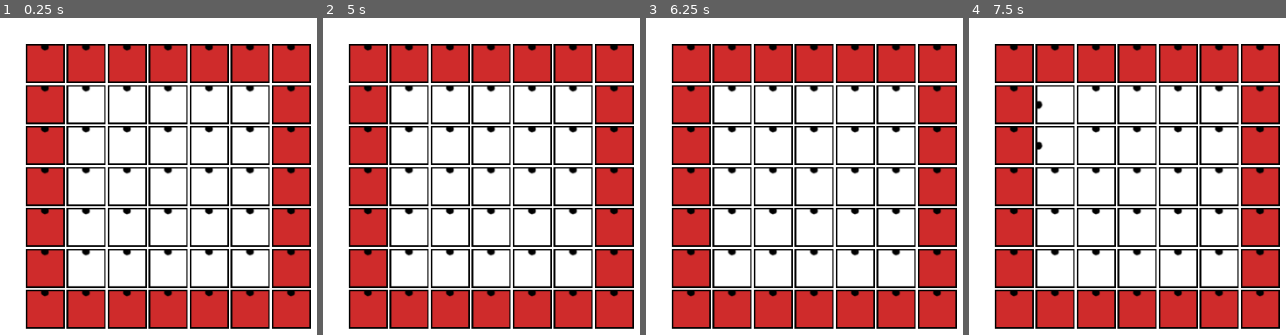
Above: before the commit, frames 1-4 (left to right).
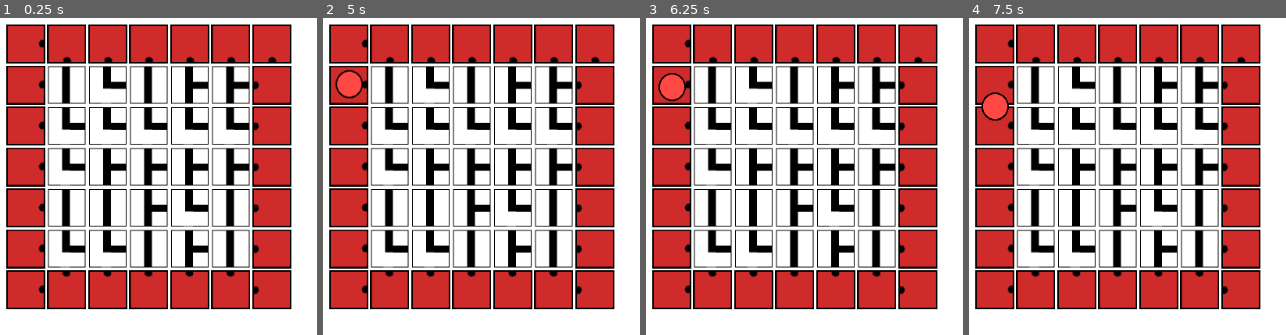
Above: after the commit, the same moments.

Repository: williarj/LD50
Game: Godot game, scene res://scenes/main_scene.tscn
Same seed, same stepped clock (60 frames per second), same inputs: the game is played once before the commit and once after it.
Inputs (mouse positions are in pixels of both pictures, inside the frame that each line leads up to):
- Up to frame 1 (0.25 s): no input
- Up to frame 2 (5 s): tap Enter at 0.5, 2, 3.5 s; move the mouse to (367, 62) at 0.52 s; click (367, 62) at 0.67 s; tap Space at 1.25, 2.75, 4.25 s; move the mouse to (367, 103) at 1.27 s; click (367, 103) at 1.42 s; move the mouse to (367, 144) at 2.02 s; click (367, 144) at 2.17 s; move the mouse to (367, 186) at 2.77 s; click (367, 186) at 2.92 s; move the mouse to (367, 227) at 3.52 s; click (367, 227) at 3.67 s; move the mouse to (367, 268) at 4.27 s; click (367, 268) at 4.42 s
- Up to frame 3 (6.25 s): move the mouse to (690, 309) at 5.02 s; click (690, 309) at 5.17 s; move the mouse to (731, 62) at 5.77 s; click (731, 62) at 5.92 s
- Up to frame 4 (7.5 s): move the mouse to (1054, 103) at 6.52 s; click (1054, 103) at 6.67 s; move the mouse to (1054, 144) at 7.27 s; click (1054, 144) at 7.42 s

The runs differ from the first frame. In frame 1, 58% of the frame differs, in the area x 1-99%, y 1-99%; in frame 2, 58%; in frame 3, 58%; in frame 4, 58%.

Commit message:
packets follow paths

Diff:
--- a/Project/project.godot
+++ b/Project/project.godot
@@ -19,10 +19,20 @@
 "language": "GDScript",
 "path": "res://scripts/gameclock.gd"
 }, {
-"base": "Node",
+"base": "Node2D",
 "class": "gridmember",
 "language": "GDScript",
 "path": "res://scripts/gridmember.gd"
+}, {
+"base": "PathFollow2D",
+"class": "packet",
+"language": "GDScript",
+"path": "res://scripts/packet.gd"
+}, {
+"base": "Path2D",
+"class": "packetpath",
+"language": "GDScript",
+"path": "res://scripts/packetpath.gd"
 }, {
 "base": "gridmember",
 "class": "source",
@@ -38,6 +48,8 @@
 "Globals": "",
 "gameclock": "",
 "gridmember": "",
+"packet": "",
+"packetpath": "",
 "source": "",
 "square": ""
 }
--- /dev/null
+++ b/Project/scenes/Packet.tscn
@@ -0,0 +1,20 @@
+[gd_scene load_steps=4 format=2]
+
+[ext_resource path="res://scripts/packet.gd" type="Script" id=1]
+[ext_resource path="res://assets/art/source2.png" type="Texture" id=2]
+
+[sub_resource type="RectangleShape2D" id=1]
+extents = Vector2( 16, 16 )
+
+[node name="Packet" type="PathFollow2D"]
+script = ExtResource( 1 )
+
+[node name="Area2D" type="Area2D" parent="."]
+
+[node name="packet_sprite" type="Sprite" parent="Area2D"]
+z_index = 1
+texture = ExtResource( 2 )
+
+[node name="CollisionShape2D" type="CollisionShape2D" parent="Area2D"]
+modulate = Color( 0.14902, 0.607843, 0.129412, 1 )
+shape = SubResource( 1 )
--- a/Project/scenes/SourceSink.tscn
+++ b/Project/scenes/SourceSink.tscn
@@ -1,17 +1,22 @@
-[gd_scene load_steps=5 format=2]
+[gd_scene load_steps=7 format=2]
 
 [ext_resource path="res://assets/art/square.png" type="Texture" id=1]
 [ext_resource path="res://scripts/square_click.gd" type="Script" id=2]
 [ext_resource path="res://scripts/source.gd" type="Script" id=3]
+[ext_resource path="res://scripts/packetpath.gd" type="Script" id=4]
 
 [sub_resource type="RectangleShape2D" id=1]
 extents = Vector2( 25, 25 )
+
+[sub_resource type="Curve2D" id=2]
+_data = {
+"points": PoolVector2Array( 0, 0, 0, 0, 0, 0, 0, 0, 0, 0, 0, -24 )
+}
 
 [node name="Box" type="Node2D"]
 script = ExtResource( 3 )
 
 [node name="Area2D" type="Area2D" parent="."]
-position = Vector2( 25, 25 )
 script = ExtResource( 2 )
 __meta__ = {
 "_edit_group_": true
@@ -23,6 +28,12 @@
 
 [node name="CollisionShape2D" type="CollisionShape2D" parent="Area2D"]
 shape = SubResource( 1 )
+
+[node name="Paths" type="Node2D" parent="."]
+
+[node name="Path2D" type="Path2D" parent="Paths"]
+curve = SubResource( 2 )
+script = ExtResource( 4 )
 [connection signal="input_event" from="Area2D" to="Area2D" method="_on_Area2D_input_event"]
 [connection signal="rotate_left" from="Area2D" to="." method="_on_Area2D_rotate_left"]
 [connection signal="rotate_right" from="Area2D" to="." method="_on_Area2D_rotate_right"]
--- /dev/null
+++ b/Project/scenes/tiles/road_tile_I.tscn
@@ -0,0 +1,42 @@
+[gd_scene load_steps=7 format=2]
+
+[ext_resource path="res://scripts/square.gd" type="Script" id=1]
+[ext_resource path="res://scripts/square_click.gd" type="Script" id=2]
+[ext_resource path="res://assets/art/road1.png" type="Texture" id=3]
+[ext_resource path="res://scripts/packetpath.gd" type="Script" id=4]
+
+[sub_resource type="RectangleShape2D" id=1]
+extents = Vector2( 25, 25 )
+
+[sub_resource type="Curve2D" id=2]
+_data = {
+"points": PoolVector2Array( 0, 0, 0, 0, 24, 0, 0, 0, 0, 0, 24, 0, 0, 0, 0, 0, 24, 0, 0, 0, 0, 0, 24, 48 )
+}
+
+[node name="Box" type="Node2D"]
+script = ExtResource( 1 )
+
+[node name="Area2D" type="Area2D" parent="."]
+script = ExtResource( 2 )
+__meta__ = {
+"_edit_group_": true
+}
+
+[node name="box_sprite" type="Sprite" parent="Area2D"]
+texture = ExtResource( 3 )
+
+[node name="CollisionShape2D" type="CollisionShape2D" parent="Area2D"]
+modulate = Color( 0.823529, 0.172549, 0.172549, 1 )
+shape = SubResource( 1 )
+
+[node name="Paths" type="Node2D" parent="."]
+
+[node name="Path2D" type="Path2D" parent="Paths"]
+position = Vector2( -24, -24 )
+curve = SubResource( 2 )
+script = ExtResource( 4 )
+side1 = 0
+side2 = 2
+[connection signal="input_event" from="Area2D" to="Area2D" method="_on_Area2D_input_event"]
+[connection signal="rotate_left" from="Area2D" to="." method="_on_Area2D_rotate_left"]
+[connection signal="rotate_right" from="Area2D" to="." method="_on_Area2D_rotate_right"]
--- /dev/null
+++ b/Project/scenes/tiles/road_tile_L.tscn
@@ -0,0 +1,42 @@
+[gd_scene load_steps=7 format=2]
+
+[ext_resource path="res://scripts/square.gd" type="Script" id=1]
+[ext_resource path="res://scripts/square_click.gd" type="Script" id=2]
+[ext_resource path="res://assets/art/road3.png" type="Texture" id=3]
+[ext_resource path="res://scripts/packetpath.gd" type="Script" id=4]
+
+[sub_resource type="RectangleShape2D" id=1]
+extents = Vector2( 25, 25 )
+
+[sub_resource type="Curve2D" id=2]
+_data = {
+"points": PoolVector2Array( 0, 0, 0, 0, 24, 0, 0, 0, 0, 0, 24, 24, 0, 0, 0, 0, 48, 24 )
+}
+
+[node name="Box" type="Node2D"]
+script = ExtResource( 1 )
+
+[node name="Area2D" type="Area2D" parent="."]
+script = ExtResource( 2 )
+__meta__ = {
+"_edit_group_": true
+}
+
+[node name="box_sprite" type="Sprite" parent="Area2D"]
+texture = ExtResource( 3 )
+
+[node name="CollisionShape2D" type="CollisionShape2D" parent="Area2D"]
+modulate = Color( 0.823529, 0.172549, 0.172549, 1 )
+shape = SubResource( 1 )
+
+[node name="Paths" type="Node2D" parent="."]
+
+[node name="Path_NE" type="Path2D" parent="Paths"]
+position = Vector2( -24, -24 )
+curve = SubResource( 2 )
+script = ExtResource( 4 )
+side1 = 0
+side2 = 1
+[connection signal="input_event" from="Area2D" to="Area2D" method="_on_Area2D_input_event"]
+[connection signal="rotate_left" from="Area2D" to="." method="_on_Area2D_rotate_left"]
+[connection signal="rotate_right" from="Area2D" to="." method="_on_Area2D_rotate_right"]
--- /dev/null
+++ b/Project/scenes/tiles/road_tile_T.tscn
@@ -0,0 +1,64 @@
+[gd_scene load_steps=9 format=2]
+
+[ext_resource path="res://scripts/square.gd" type="Script" id=1]
+[ext_resource path="res://scripts/square_click.gd" type="Script" id=2]
+[ext_resource path="res://assets/art/road2.png" type="Texture" id=3]
+[ext_resource path="res://scripts/packetpath.gd" type="Script" id=4]
+
+[sub_resource type="RectangleShape2D" id=1]
+extents = Vector2( 25, 25 )
+
+[sub_resource type="Curve2D" id=2]
+_data = {
+"points": PoolVector2Array( 0, 0, 0, 0, 24, 48, 0, 0, 0, 0, 24, 24, 0, 0, 0, 0, 48, 24, 0, 0, 0, 0, 48, 24 )
+}
+
+[sub_resource type="Curve2D" id=3]
+_data = {
+"points": PoolVector2Array( 0, 0, 0, 0, 0, -24, 0, 0, 0, 0, 0, 0, 0, 0, 0, 0, 24, 0 )
+}
+
+[sub_resource type="Curve2D" id=4]
+_data = {
+"points": PoolVector2Array( 0, 0, 0, 0, 0, -24, 0, 0, 0, 0, 0, 24 )
+}
+
+[node name="Box" type="Node2D"]
+script = ExtResource( 1 )
+
+[node name="Area2D" type="Area2D" parent="."]
+script = ExtResource( 2 )
+__meta__ = {
+"_edit_group_": true
+}
+
+[node name="box_sprite" type="Sprite" parent="Area2D"]
+texture = ExtResource( 3 )
+
+[node name="CollisionShape2D" type="CollisionShape2D" parent="Area2D"]
+modulate = Color( 0.823529, 0.172549, 0.172549, 1 )
+shape = SubResource( 1 )
+
+[node name="Paths" type="Node2D" parent="."]
+
+[node name="Path_SE" type="Path2D" parent="Paths"]
+position = Vector2( -24, -24 )
+curve = SubResource( 2 )
+script = ExtResource( 4 )
+side1 = 2
+side2 = 1
+
+[node name="Path_NE" type="Path2D" parent="Paths"]
+curve = SubResource( 3 )
+script = ExtResource( 4 )
+side1 = 0
+side2 = 1
+
+[node name="Path_NS" type="Path2D" parent="Paths"]
+curve = SubResource( 4 )
+script = ExtResource( 4 )
+side1 = 0
+side2 = 2
+[connection signal="input_event" from="Area2D" to="Area2D" method="_on_Area2D_input_event"]
+[connection signal="rotate_left" from="Area2D" to="." method="_on_Area2D_rotate_left"]
+[connection signal="rotate_right" from="Area2D" to="." method="_on_Area2D_rotate_right"]
--- /dev/null
+++ b/Project/scenes/tiles/road_tile_X.tscn
@@ -0,0 +1,97 @@
+[gd_scene load_steps=12 format=2]
+
+[ext_resource path="res://scripts/square.gd" type="Script" id=1]
+[ext_resource path="res://scripts/square_click.gd" type="Script" id=2]
+[ext_resource path="res://assets/art/road4.png" type="Texture" id=3]
+[ext_resource path="res://scripts/packetpath.gd" type="Script" id=4]
+
+[sub_resource type="RectangleShape2D" id=1]
+extents = Vector2( 25, 25 )
+
+[sub_resource type="Curve2D" id=2]
+_data = {
+"points": PoolVector2Array( 0, 0, 0, 0, 24, 0, 0, 0, 0, 0, 24, 0, 0, 0, 0, 0, 24, 0, 0, 0, 0, 0, 24, 48 )
+}
+
+[sub_resource type="Curve2D" id=3]
+_data = {
+"points": PoolVector2Array( 0, 0, 0, 0, -24, 0, 0, 0, 0, 0, 24, 0 )
+}
+
+[sub_resource type="Curve2D" id=4]
+_data = {
+"points": PoolVector2Array( 0, 0, 0, 0, 0, -24, 0, 0, 0, 0, 0, 0, 0, 0, 0, 0, 24, 0 )
+}
+
+[sub_resource type="Curve2D" id=5]
+_data = {
+"points": PoolVector2Array( 0, 0, 0, 0, 0, -24, 0, 0, 0, 0, 0, 0, 0, 0, 0, 0, -24, 0 )
+}
+
+[sub_resource type="Curve2D" id=6]
+_data = {
+"points": PoolVector2Array( 0, 0, 0, 0, 24, 0, 0, 0, 0, 0, 0, 0, 0, 0, 0, 0, 0, 24 )
+}
+
+[sub_resource type="Curve2D" id=7]
+_data = {
+"points": PoolVector2Array( 0, 0, 0, 0, 0, 24, 0, 0, 0, 0, 0, 0, 0, 0, 0, 0, -24, 0 )
+}
+
+[node name="Box" type="Node2D"]
+script = ExtResource( 1 )
+
+[node name="Area2D" type="Area2D" parent="."]
+script = ExtResource( 2 )
+__meta__ = {
+"_edit_group_": true
+}
+
+[node name="box_sprite" type="Sprite" parent="Area2D"]
+texture = ExtResource( 3 )
+
+[node name="CollisionShape2D" type="CollisionShape2D" parent="Area2D"]
+modulate = Color( 0.823529, 0.172549, 0.172549, 1 )
+shape = SubResource( 1 )
+
+[node name="Paths" type="Node2D" parent="."]
+
+[node name="Path_NS" type="Path2D" parent="Paths"]
+position = Vector2( -24, -24 )
+curve = SubResource( 2 )
+script = ExtResource( 4 )
+side1 = 0
+side2 = 2
+
+[node name="Path_EW" type="Path2D" parent="Paths"]
+curve = SubResource( 3 )
+script = ExtResource( 4 )
+side1 = 1
+side2 = 3
+
+[node name="Path_NE" type="Path2D" parent="Paths"]
+curve = SubResource( 4 )
+script = ExtResource( 4 )
+side1 = 0
+side2 = 1
+
+[node name="Path_NW" type="Path2D" parent="Paths"]
+curve = SubResource( 5 )
+script = ExtResource( 4 )
+side1 = 0
+side2 = 3
+
+[node name="Path_ES" type="Path2D" parent="Paths"]
+curve = SubResource( 6 )
+script = ExtResource( 4 )
+side1 = 1
+side2 = 2
+
+[node name="Path_SW" type="Path2D" parent="Paths"]
+curve = SubResource( 7 )
+script = ExtResource( 4 )
+side1 = 2
+side2 = 3
+[connection signal="input_event" from="Area2D" to="Area2D" method="_on_Area2D_input_event"]
+[connection signal="rotate_left" from="Area2D" to="." method="_on_Area2D_rotate_left"]
+[connection signal="rotate_right" from="Area2D" to="." method="_on_Area2D_rotate_right"]
--- a/Project/scripts/Globals.gd
+++ b/Project/scripts/Globals.gd
@@ -5,7 +5,7 @@
 	NORTH = 0,
 	EAST  = 1,
 	SOUTH = 2,
-	WEST  = 4
+	WEST  = 3
 }
 
 static func opposite_direction(cardinal : int) -> int:
--- a/Project/scripts/gameclock.gd
+++ b/Project/scripts/gameclock.gd
@@ -10,7 +10,8 @@
 # Called when the node enters the scene tree for the first time.
 func _ready():
 	timer.connect("timeout", self, "on_timer")
-	timer.wait_time = self.secspertick
+	timer.wait_time = 5
+	timer.one_shot = true
 	add_child(timer)
 	self.start()
 
@@ -23,6 +24,6 @@
 
 func on_timer():
 	# reset timer
-	timer.start()
+	#timer.start()
 	emit_signal("game_tick")
-	print("tick")
+	#print("tick")
--- a/Project/scripts/grid.gd
+++ b/Project/scripts/grid.gd
@@ -11,10 +11,18 @@
 var boxScene = preload("res://scenes/Box.tscn")
 var ssScene = preload("res://scenes/SourceSink.tscn")
 
+var road_scenes = [preload("res://scenes/tiles/road_tile_I.tscn"),
+				preload("res://scenes/tiles/road_tile_L.tscn"),
+				preload("res://scenes/tiles/road_tile_T.tscn")]#,
+				#preload("res://scenes/tiles/road_tile_X.tscn")]
+
+var rng = RandomNumberGenerator.new()
+
 var clock : gameclock
 
 # Called when the node enters the scene tree for the first time.
 func _ready():
+	rng.randomize()
 	clock = (self.get_parent() as gameclock)
 
 	####Generate all the boxes in the grid
@@ -22,12 +30,21 @@
 	for i in range(grid_size+2):#+2 gives the border of source/sink cells
 		var box_row = []
 		for j in range(grid_size+2):
-			var new_box
+			var new_box : gridmember
 			if (i == 0 or j == 0 or i > grid_size or j > grid_size):
 				new_box = ssScene.instance()
+				if i == 0:
+					(new_box as source).output_cardinal = Globals.Cardinal.EAST
+				elif j == 0:
+					(new_box as source).output_cardinal = Globals.Cardinal.SOUTH
+				elif i == grid_size+1:
+					(new_box as source).output_cardinal = Globals.Cardinal.WEST
+				elif j == grid_size+1:
+					(new_box as source).output_cardinal = Globals.Cardinal.NORTH
 			else:
-				new_box = boxScene.instance()
+				new_box = pick_random_road().instance()
 			add_child(new_box)
+			new_box.parent_grid = self
 			new_box.set_position(Vector2(grid_border+i*box_size*(1+box_buffer),
 										grid_border+j*box_size*(1+box_buffer)))
 			box_row.append(new_box)
@@ -35,8 +52,8 @@
 
 	####Set each box's neighbors
 	#"ss cells dont need checked"
-	for i in range(1,grid_size):
-		for j in range(1,grid_size):
+	for i in range(1,grid_size+1):
+		for j in range(1,grid_size+1):
 			var box_script : gridmember = box_matrix[i][j]
 			box_script.set_neighbors([ box_matrix[i][j-1],
 									box_matrix[i+1][j],
@@ -44,18 +61,19 @@
 									box_matrix[i-1][j] ])
 
 	var source_script : gridmember
-	for j in [1, grid_size]:
+	for j in range(1, grid_size):
 		source_script = box_matrix[0][j]
-		source_script.set_neighbors([null, null, box_matrix[0][j+1], null])
-	for j in [1, grid_size]:
+		source_script.set_neighbors([null, box_matrix[1][j], null, null])
+
 		source_script = box_matrix[grid_size+1][j]
-		source_script.set_neighbors([box_matrix[grid_size+1][j-1], null, null, null])
-	for i in [1, grid_size]:
+		source_script.set_neighbors([null, null, null, box_matrix[grid_size][j]])
+
+	for i in range(1, grid_size):
 		source_script = box_matrix[i][0]
-		source_script.set_neighbors([null, box_matrix[i+1][0], null, null])
-	for i in [1, grid_size]:
+		source_script.set_neighbors([null, null, box_matrix[i][1], null])
+
 		source_script = box_matrix[i][grid_size+1]
-		source_script.set_neighbors([null, null, null, box_matrix[i-1][grid_size+1]])
+		source_script.set_neighbors([box_matrix[i][grid_size], null, null, null])
 
 	clock.connect("game_tick", box_matrix[0][1], "on_game_tick")
 
@@ -65,6 +83,9 @@
 	#bg_sprite.scale = Vector2(last_node_pos.x/500, last_node_pos.y/300)
 
 
+func pick_random_road():
+	return road_scenes[rng.randi_range(0, len(road_scenes)-1)]
+
 
 # Called every frame. 'delta' is the elapsed time since the previous frame.
 #func _process(delta):
--- a/Project/scripts/gridmember.gd
+++ b/Project/scripts/gridmember.gd
@@ -1,7 +1,16 @@
-extends Node
+extends Node2D
 class_name gridmember
 
 var neighbors : Array = []
+var parent_grid
+
+var paths = []
+var rng = RandomNumberGenerator.new()
+
+func _ready():
+	rng.randomize()
+
+var direction : int = 0 setget set_direction
 
 func get_neighbor_by_cardinal(cardinal : int):
 	assert(cardinal in Globals.Cardinal.values(), "wrong cardinal value")
@@ -14,3 +23,44 @@
 func set_neighbors(neighbors : Array):
 	assert(len(neighbors) == 4, "need neighbors for exactly four direction")
 	self.neighbors = neighbors
+
+func set_direction(new_direction):
+	direction = new_direction
+	self.rotation_degrees = fmod(new_direction * 90, 360)
+
+func convert_side_to_cardinal(side : int) -> int:
+	assert(side in Globals.Cardinal.values(), "wrong side value")
+
+	return (side + self.direction) % 4
+
+func convert_cardinal_to_side(cardinal : int) -> int:
+	assert(cardinal in Globals.Cardinal.values(), "wrong cardinal value")
+
+	return (cardinal - self.direction + 4) % 4
+
+func get_neighbor_by_side(side : int):
+	assert(side in Globals.Cardinal.values(), "wrong side value")
+
+	var cardinal = self.convert_side_to_cardinal(side)
+
+	return self.get_neighbor_by_cardinal(cardinal)
+
+func get_connected_path(side : int):
+	var from_direction = Globals.opposite_direction(self.convert_side_to_cardinal(side))
+	var neighbor = self.get_neighbor_by_side(side)
+
+	return neighbor.get_path_from_cardinal(from_direction)
+
+func get_path_from_cardinal(cardinal):
+	var side = self.convert_cardinal_to_side(cardinal)
+	var possible_paths = []
+	for path in paths:
+		match side:
+			path.side1:
+				possible_paths.append([path, +1])
+			path.side2:
+				possible_paths.append([path, -1])
+	if len(possible_paths) == 0:
+		return null
+	else:
+		return possible_paths[rng.randi_range(0, len(possible_paths)-1)]
--- a/Project/scripts/packet.gd
+++ b/Project/scripts/packet.gd
@@ -1,16 +1,56 @@
-extends Node
-
+extends PathFollow2D
+class_name packet
 
 # Declare member variables here. Examples:
 # var a = 2
 # var b = "text"
+var direction = Vector2.RIGHT
+var rate : float = 20.0
+var path : packetpath = null
+
+var path_complete = true
+
+var path_direction = +1
 
 
 # Called when the node enters the scene tree for the first time.
 func _ready():
-	pass # Replace with function body.
+	pass
 
 
 # Called every frame. 'delta' is the elapsed time since the previous frame.
-#func _process(delta):
-#	pass
+func _process(delta):
+	if (path != null):
+		self.offset = self.offset + rate * path_direction * delta
+		if (self.path_direction > 0 and self.unit_offset >= 0.90) or (self.path_direction < 0 and self.unit_offset <= 0.10) :
+			path_complete = true
+	else:
+		position = position + direction * rate * delta
+
+	if (path_complete):
+		self.update_path()
+
+func set_path(path : packetpath, direction : int):
+	self.path = path
+	self.path_complete = false
+	self.path_direction = direction
+	if direction > 0:
+		self.unit_offset = 0
+	else:
+		self.unit_offset = 1
+
+	if self.path != null:
+		if self.get_parent() != null:
+			self.get_parent().remove_child(self)
+		self.path.add_child(self)
+
+
+func update_path():
+	if self.path != null:
+		var next_path_info = path.get_next_path_info(self.unit_offset)
+		if next_path_info == null:
+			set_path(null, 1)
+		else:
+			var next_path = next_path_info[0]
+			var direction = next_path_info[1]
+			self.set_path(next_path, direction)
--- /dev/null
+++ b/Project/scripts/packetpath.gd
@@ -0,0 +1,16 @@
+extends Path2D
+class_name packetpath
+
+export(Globals.Cardinal) var side1 = Globals.Cardinal.WEST
+export(Globals.Cardinal) var side2 = Globals.Cardinal.NORTH
+
+func get_next_path_info(unit_offset):
+	var box  = get_parent().get_parent()
+	var next_path_info
+
+	if unit_offset > 0.5:
+		next_path_info = box.get_connected_path(side2)
+	else:
+		next_path_info = box.get_connected_path(side1)
+
+	return next_path_info
--- a/Project/scripts/source.gd
+++ b/Project/scripts/source.gd
@@ -4,11 +4,20 @@
 var resource = 0 # todo\
 
 var amount : int = 500
+var packetScene = preload("res://scenes/Packet.tscn")
+
+export(Globals.Cardinal) var output_cardinal = Globals.Cardinal.NORTH setget set_output_cardinal
 
 # Called when the node enters the scene tree for the first time.
 func _ready():
 	pass # Replace with function body.
 
 func on_game_tick():
-	print("received game tick")
-	pass
+	#print("received game tick")
+	var newPacket : packet = packetScene.instance()
+	(newPacket as packet).set_path($Paths/Path2D, +1)
+	#$Area2D/box_sprite.modulate = Color(0, 0, 1)
+
+func set_output_cardinal(new_value):
+	output_cardinal = new_value
+	self.direction = output_cardinal
--- a/Project/scripts/square.gd
+++ b/Project/scripts/square.gd
@@ -1,71 +1,24 @@
 extends gridmember
 class_name square
 
-var connections : Array = [[]]
 
 var A2D : Area2D
-
-var direction : int = 0 #0 = North, 1 = East, etc
+var next_path = 0
 
 # Called when the node enters the scene tree for the first time.
 func _ready():
 	self.A2D = ($Area2D as Area2D)
+	self.paths = $Paths.get_children()
 
 func _on_Area2D_rotate_left():
 	var original : int = self.direction
-	self.A2D.rotation_degrees = fmod(self.A2D.rotation_degrees - 90, 360)
+	#self.rotation_degrees = fmod(self.A2D.rotation_degrees - 90, 360)
 	self.direction = (self.direction + 3) % 4
 	print("%d -> %d" % [original, self.direction])
 
 
 func _on_Area2D_rotate_right():
 	var original : int = self.direction
-	self.A2D.rotation_degrees = fmod(self.A2D.rotation_degrees + 90, 360)
-	direction = (direction + 1) % 4
+	#self.rotation_degrees = fmod(self.A2D.rotation_degrees + 90, 360)
+	self.direction = (self.direction + 1) % 4
 	print("%d -> %d" % [original, self.direction])
-
-func get_shortest_path_from(cardinal : int, visited : Array = []) -> Array:
-	assert(cardinal in Globals.Cardinal.values(), "source_dir must be a Cardinal direction")
-
-	# transform cardinal direction (i.e "true north")
-	# into what side of the box it is
-	# so we can check connections
-	var source_side : int = self.convert_cardinal_to_side(cardinal)
-
-	var paths = []
-	# check list of connections to see if the side is connected somewhere
-	for connection in connections:
-		# if the side is connected to something
-		if connection.has(source_side):
-			# check all destinations
-			for destination in connection:
-				# if it's a different side
-				if destination != source_side:
-					# here we have a possible path
-					var check_cardinal : int = self.convert_side_to_cardinal(destination)
-					if self.is_neighbor_a_sink(check_cardinal):
-						# path is over!
-
-						pass
-					var neighbor  = self.get_neighbor_by_cardinal(check_cardinal)
-					# skip loops
-					if visited.has(neighbor):
-						continue
-					var possible : Array = neighbor.get_shortest_path_from((check_cardinal + 2) % 4, visited + [self])
-
-	return []
-
-func convert_side_to_cardinal(side : int) -> int:
-	assert(side in Globals.Cardinal.values(), "wrong side value")
-
-	return (side + self.direction) % 4
-
-func convert_cardinal_to_side(cardinal : int) -> int:
-	assert(cardinal in Globals.Cardinal.values(), "wrong cardinal value")
-
-	return (cardinal - self.direction + 4) % 4
-
-func is_neighbor_a_sink(cardinal : int) -> bool:
-	assert(cardinal in Globals.Cardinal.values(), "wrong cardinal value")
-
-	return false
